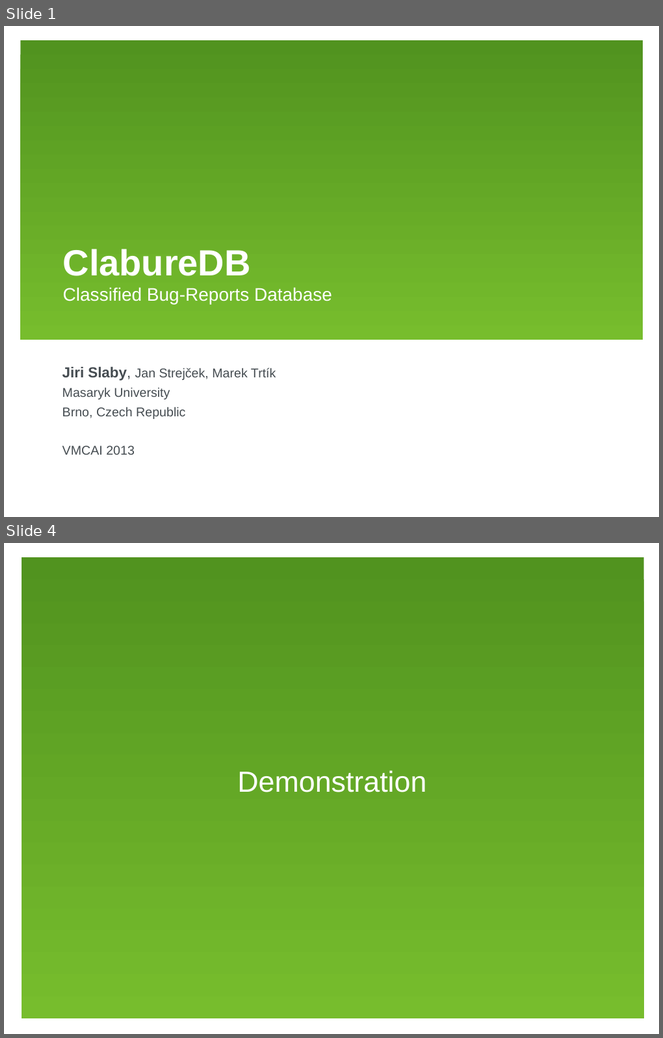
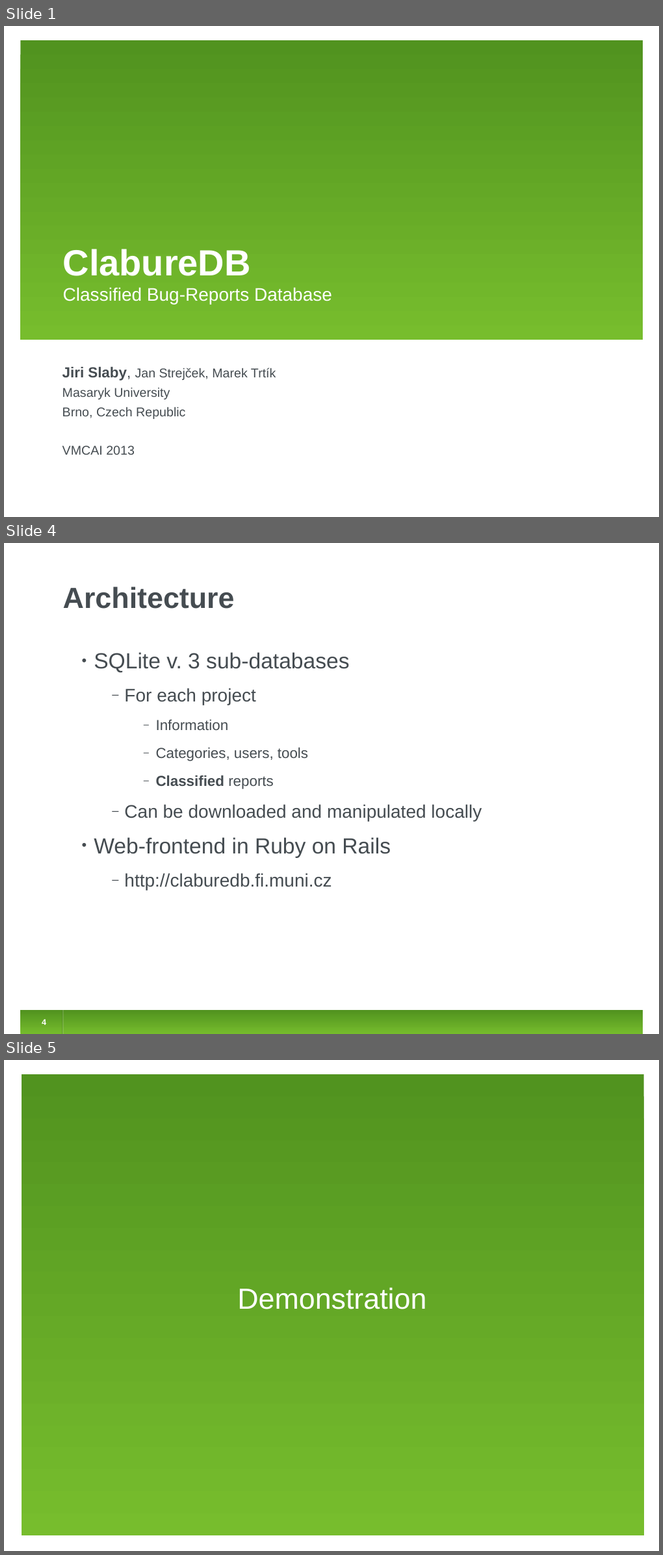
Before and after one commit to jirislaby/writings, a slide deck: presentations/clabure_rome/clabure.odp. Shown one above the other, each under a label of ours: slides 1 and 4 before the commit, slides 1, 4 and 5 after it; the slides between them are not shown. The pictures are 663x1038 and 663x1555 pixels, drawn with LibreOffice and Linux fonts; fonts in the diff are those of the drawing. Boxes give left, top, right and bottom in pixels: in the first picture for what was removed or moved away, otherwise in the second. Text is boxed around its words. In the diff, an @@ line names an element or a change of style, - is before the commit and + after.

Commit message:
clabure: update a bit

```diff
--- a/presentations/clabure_rome/clabure.odp
+++ b/presentations/clabure_rome/clabure.odp
@@ slide 4 added at [4, 543, 659, 1034], background #FFFFFF @@
@@ title added at [63, 587, 235, 609], 32 pt, text #454C51, bold @@
+Architecture
@@ text added at [94, 652, 482, 890], 20 pt, text #454C51 @@
+• SQLite v. 3 sub-databases
+  ‒ For each project
+    ‒ Information
+    ‒ Categories, users, tools
+    ‒ Classified reports
+  ‒ Can be downloaded and manipulated locally
+• Web-frontend in Ruby on Rails
+  ‒ http://claburedb.fi.muni.cz
@@ rectangle added at [20, 1011, 643, 1034], fill gradient #77BD2D to #51931F @@
@@ page number added at [42, 1019, 46, 1025], 9 pt, text #FFFFFF, bold @@
+4
@@ line added from (62, 1011) to (62, 1034), #3F7418 0.74 pt @@
@@ line added from (63, 1011) to (63, 1034), #FFFFFF 0.74 pt @@
@@ what was slide 4 is now slide 5 @@
```
Also in this commit, not shown: 2 slides changed, 3 other slides added, 2 slides removed.
